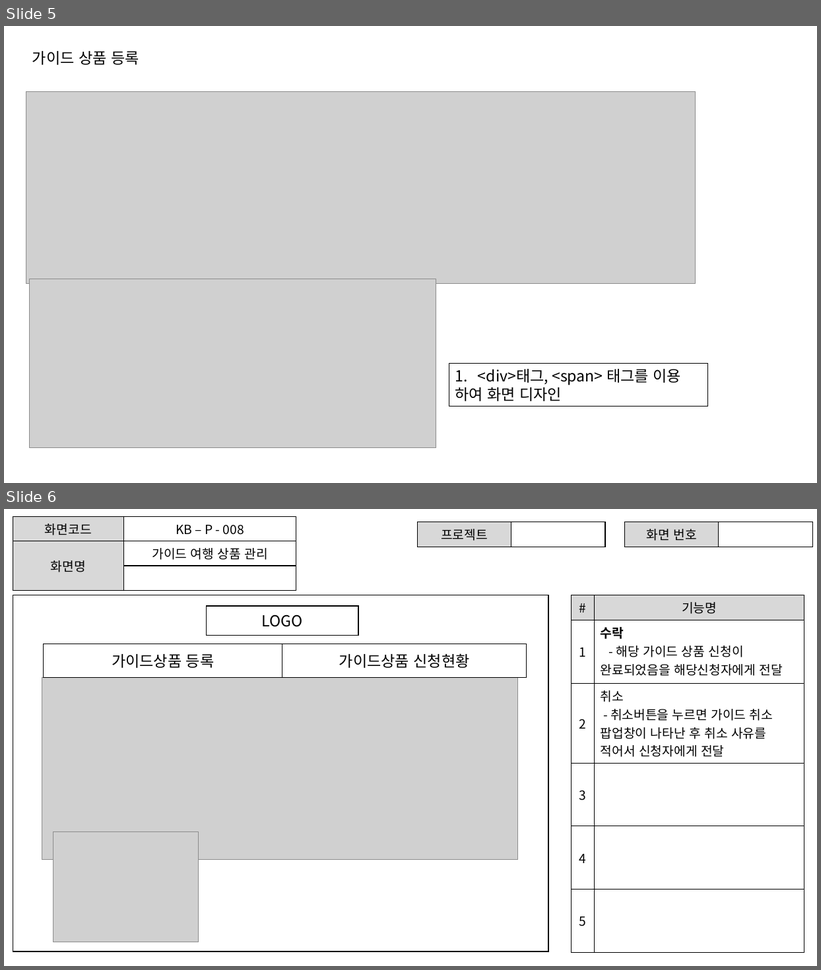
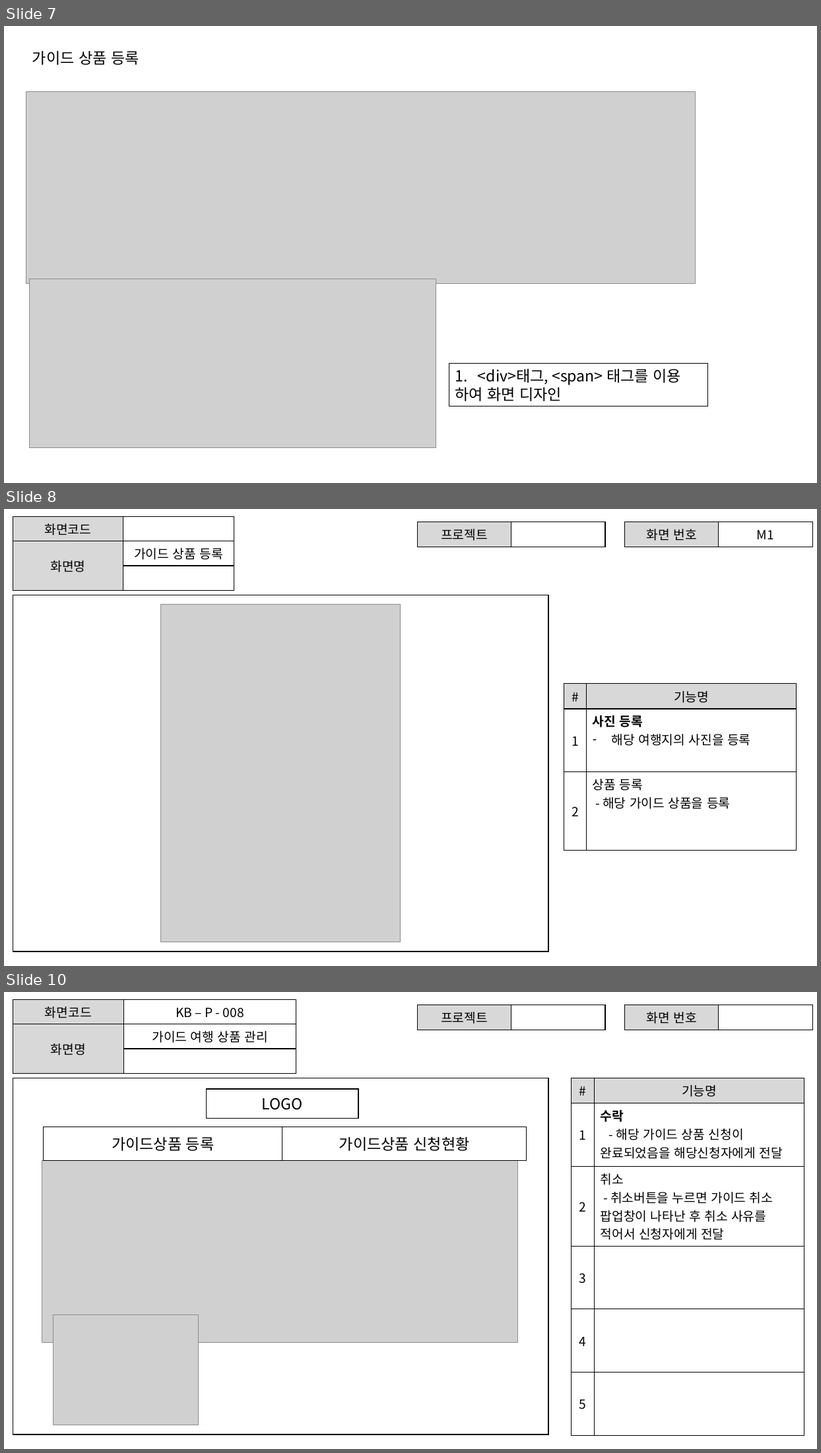
Before and after one commit to ezenteam2/TripMate, a slide deck: 0130기범.pptx. Shown one above the other, each under a label of ours: slides 5 and 6 before the commit, slides 7, 8 and 10 after it; the slides between them are not shown. The pictures are 821x970 and 821x1453 pixels, drawn with LibreOffice and Linux fonts; fonts in the diff are those of the drawing; grey boxes stand for pictures. Boxes give left, top, right and bottom in pixels: in the first picture for what was removed or moved away, otherwise in the second. Text is boxed around its words. In the diff, an @@ line names an element or a change of style, - is before the commit and + after.

```diff
--- a/0130기범.pptx
+++ b/0130기범.pptx
@@ slide 8 added at box(4, 509, 817, 966), background #FFFFFF @@
@@ table added at box(13, 517, 234, 581), 3 rows, 2 columns @@
+화면코드 | 
+화면명 | 가이드 상품 등록
+ | 
@@ table added at box(418, 522, 605, 544), 1 rows, 2 columns @@
+프로젝트 | 
@@ table added at box(625, 522, 813, 544), 1 rows, 2 columns @@
+화면 번호 | M1
@@ rectangle added at box(13, 595, 548, 952), fill #FFFFFF, outline #000000 1 pt @@
@@ picture added at box(161, 605, 401, 943) @@
@@ table added at box(564, 684, 797, 851), 3 rows, 2 columns @@
+# | 기능명
+1 | 사진 등록 / 해당 여행지의 사진을 등록
+2 | 상품 등록 / - 해당 가이드 상품을 등록
@@ what was slide 5 is now slide 7 @@
@@ what was slide 6 is now slide 10 @@
```
Also in this commit, not shown: 7 other slides added.
